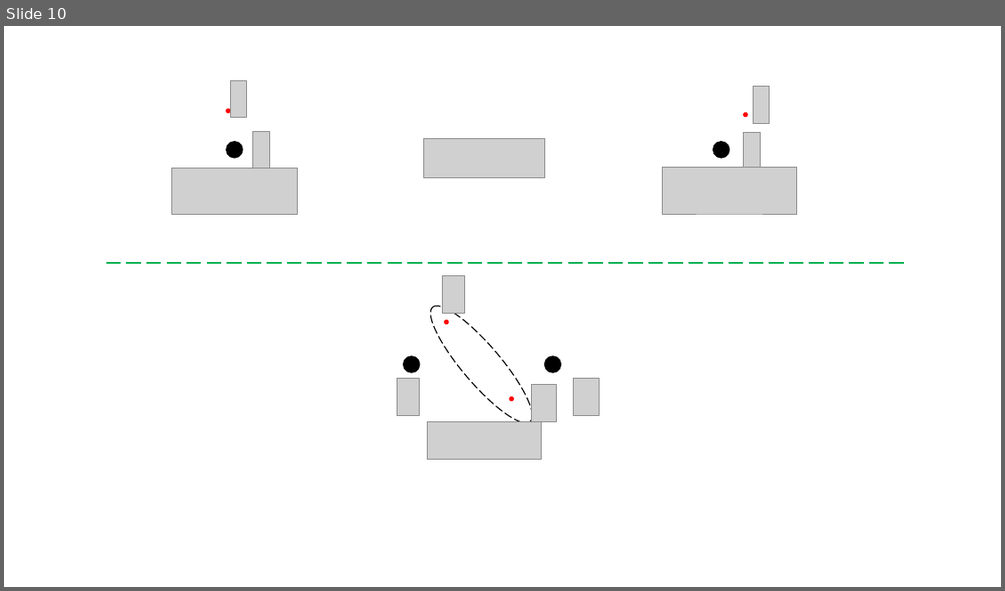
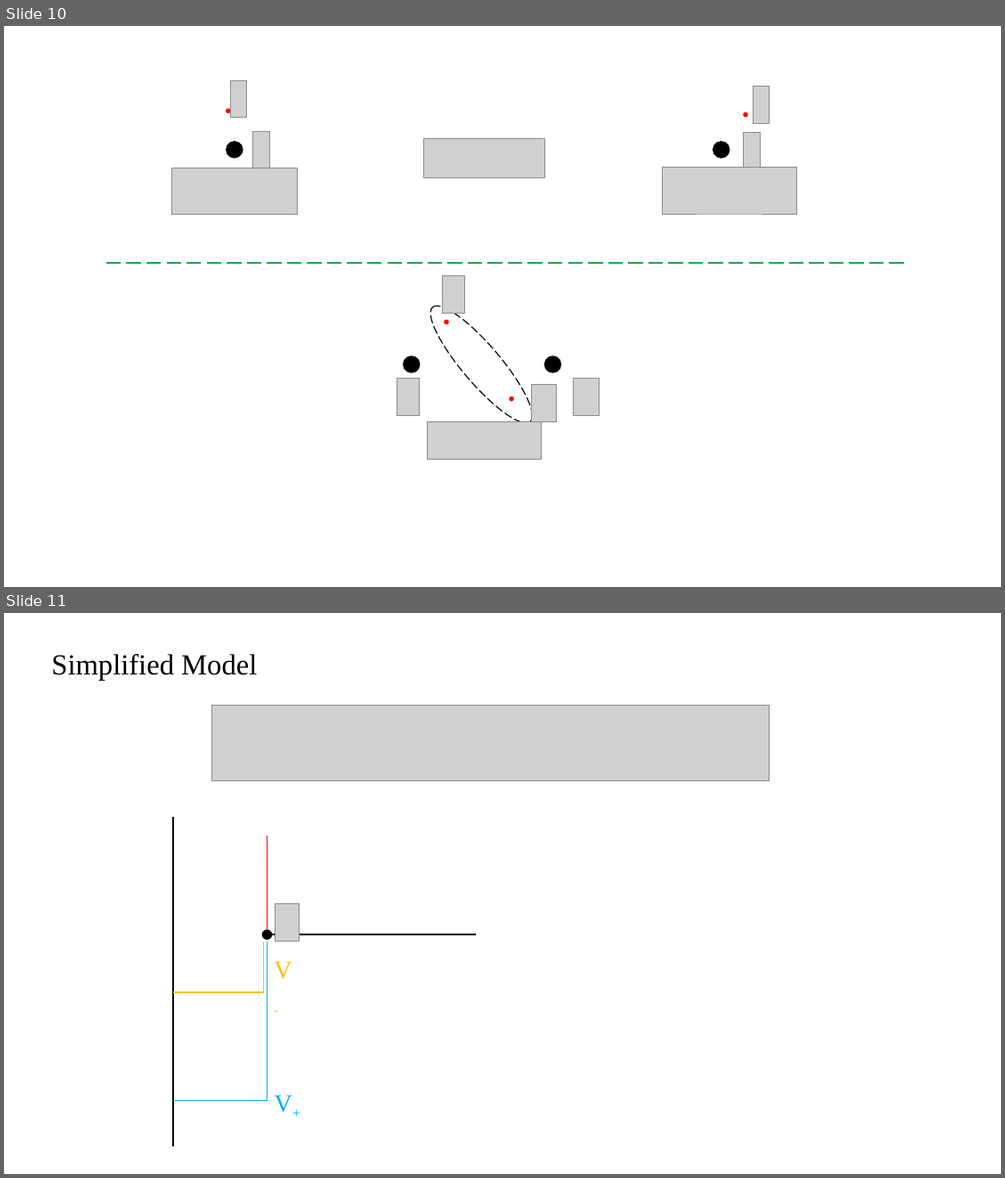
Before and after one commit to UltracoldMan/Atomic_Physics, a slide deck: 冷原子物理图片.pptx. Shown one above the other, each under a label of ours: slide 10 before the commit, slides 10 and 11 after it. The pictures are 1005x591 and 1005x1178 pixels, drawn with LibreOffice and Linux fonts; fonts in the diff are those of the drawing; grey boxes stand for pictures. Boxes give left, top, right and bottom in pixels: in the first picture for what was removed or moved away, otherwise in the second. Text is boxed around its words. In the diff, an @@ line names an element or a change of style, - is before the commit and + after.

```diff
--- a/冷原子物理图片.pptx
+++ b/冷原子物理图片.pptx
@@ slide 11 added at <box>4,613,1001,1174</box>, background #FFFFFF @@
@@ text added at <box>51,654,257,681</box>, 28 pt, text #000000 @@
+Simplified Model
@@ picture added at <box>211,705,769,781</box> @@
@@ line added from (173, 817) to (173, 1146), #000000 1.5 pt @@
@@ line added from (267, 930) to (267, 835), #FF0000 1.5 pt @@
@@ picture added at <box>275,904,299,941</box> @@
@@ line added from (264, 941) to (264, 992), #FFC000 1.5 pt @@
@@ arrow added from (476, 934) to (267, 934), #000000 1.5 pt @@
@@ line added from (267, 941) to (267, 1101), #00B0F0 1.5 pt @@
@@ text added at <box>274,961,291,979</box>, 24 pt, text #FFC000 @@
+V-
@@ line added from (173, 992) to (264, 992), #FFC000 1.5 pt @@
@@ line added from (173, 1101) to (267, 1101), #00B0F0 1.5 pt @@
@@ text added at <box>275,1094,292,1112</box>, 24 pt, text #00B0F0 @@
+V+
```
Also in this commit, not shown: 7 other files.
